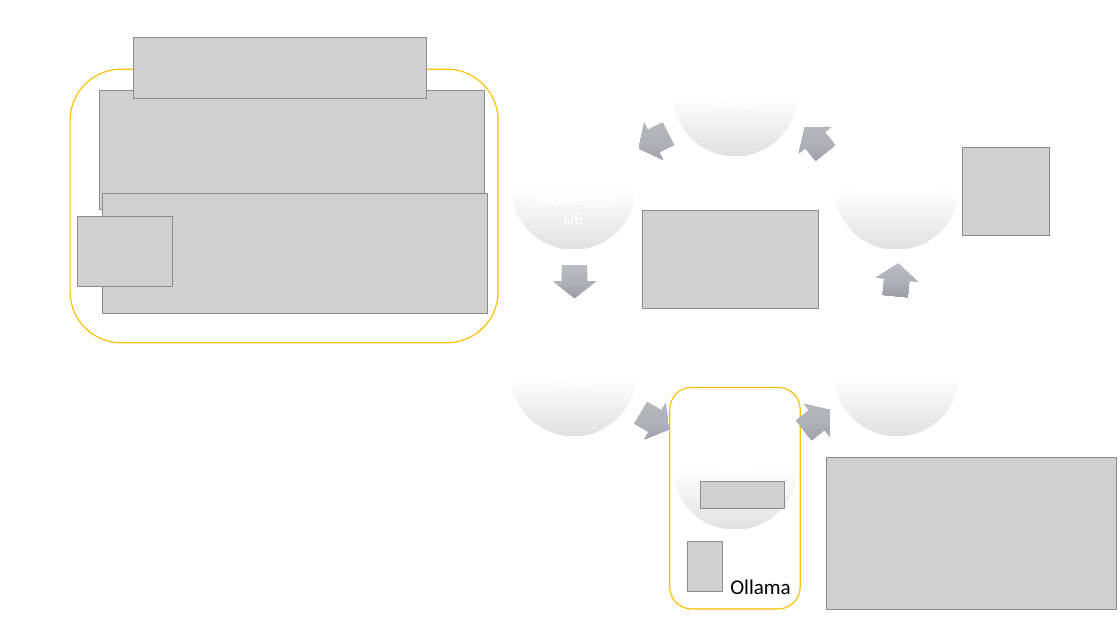
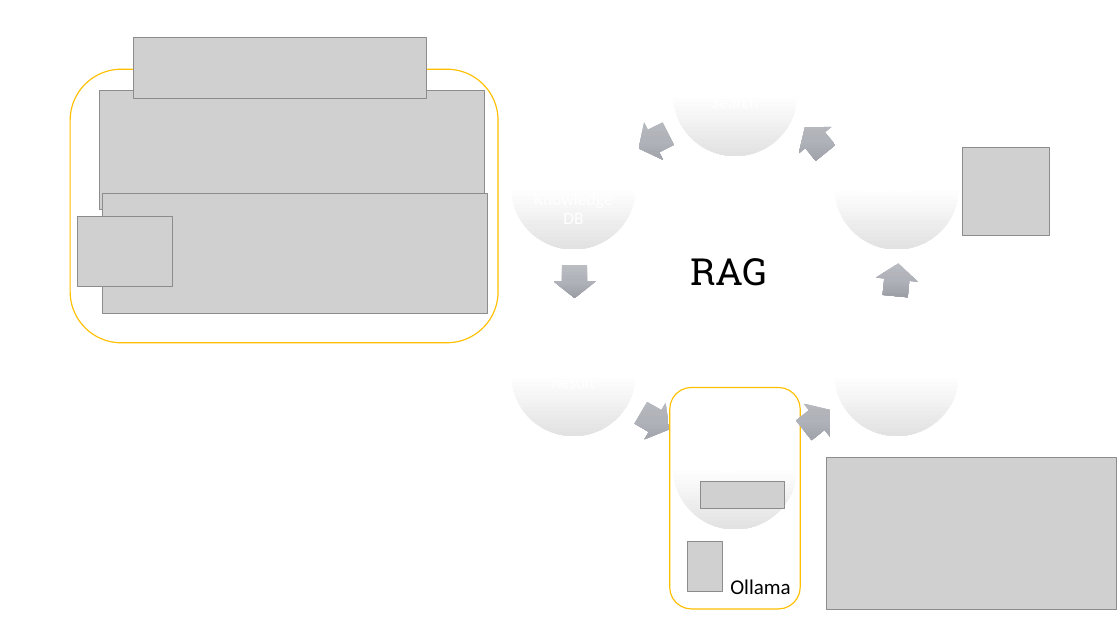
Before and after one commit to DecisionsDev/llm-odm, a slide deck: slide 1 of chat-with-documentation/images/ChatWithDoc.pptx. Drawn at 1120x630 pixels with LibreOffice and Linux fonts; fonts in the diff are those of the drawing; grey boxes stand for pictures. Boxes give left, top, right and bottom in pixels: in the first picture for what was removed or moved away, otherwise in the second. Text is boxed around its words. In the diff, an @@ line names an element or a change of style, - is before the commit and + after.

```diff
--- a/chat-with-documentation/images/ChatWithDoc.pptx
+++ b/chat-with-documentation/images/ChatWithDoc.pptx
@@ picture removed at <box>642,210,818,308</box> @@
@@ text added at <box>690,258,767,286</box>, 32 pt, text #000000 @@
+RAG
```
Also in this commit, not shown: 1 other file.
